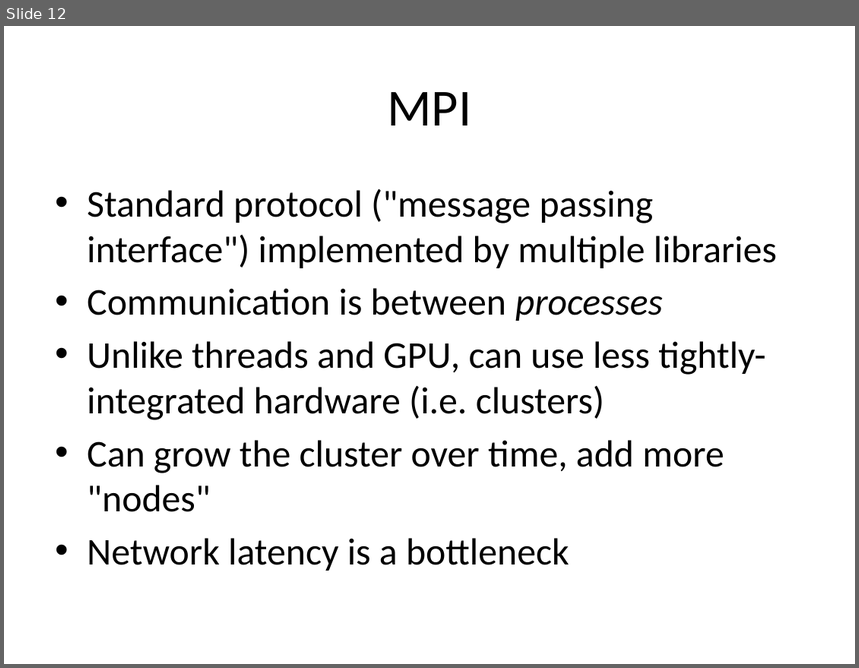
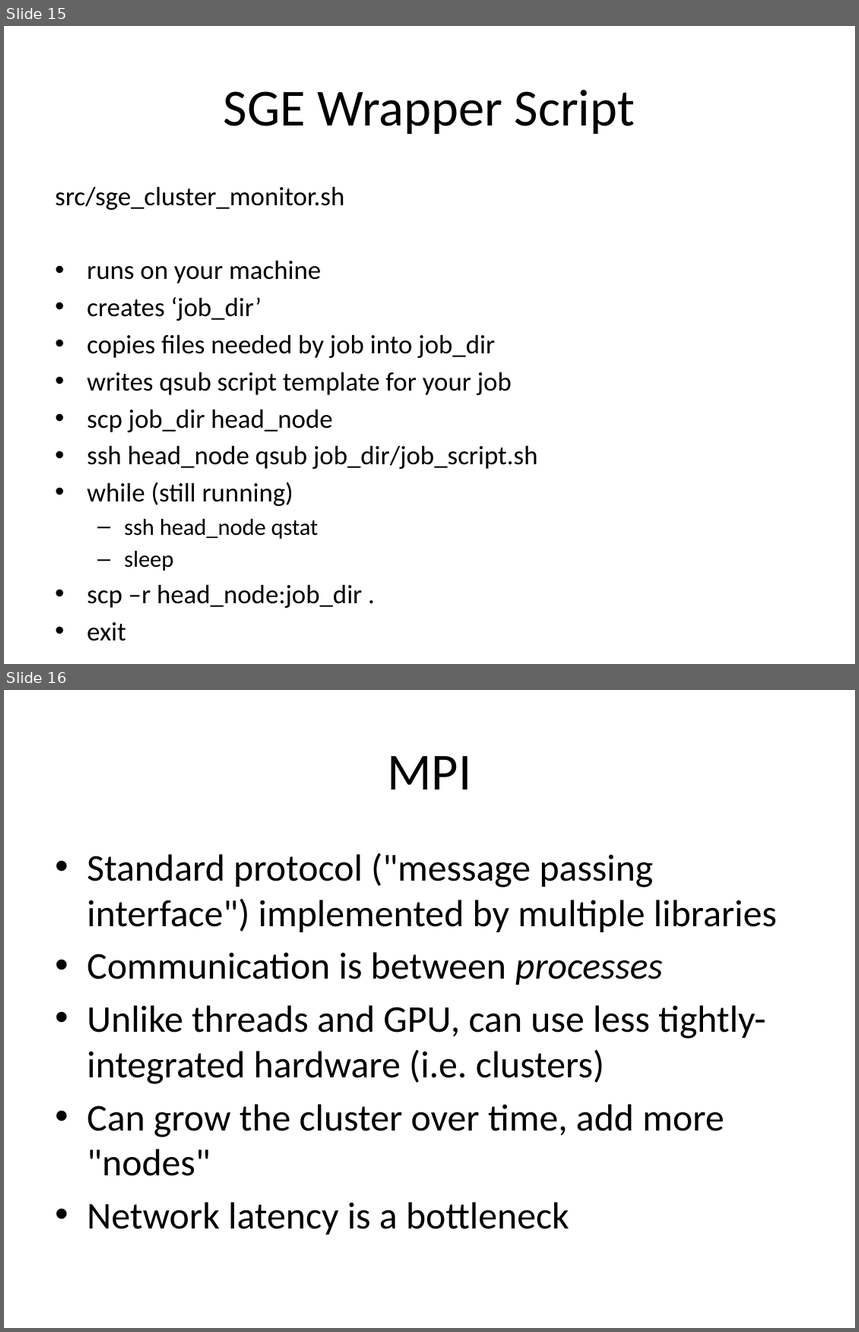
Before and after one commit to rvosa/ngs-workflows, a slide deck: doc/slides/day3/session3/Parallelization.pptx. Shown one above the other, each under a label of ours: slide 12 before the commit, slides 15 and 16 after it. The pictures are 859x668 and 859x1332 pixels, drawn with LibreOffice and Linux fonts; fonts in the diff are those of the drawing. Boxes give left, top, right and bottom in pixels: in the first picture for what was removed or moved away, otherwise in the second. Text is boxed around its words. In the diff, an @@ line names an element or a change of style, - is before the commit and + after.

```diff
--- a/doc/slides/day3/session3/Parallelization.pptx
+++ b/doc/slides/day3/session3/Parallelization.pptx
@@ slide 15 added at bbox=[4, 26, 855, 664], background #FFFFFF @@
@@ title added at bbox=[224, 90, 635, 134], 44 pt, text #000000 @@
+SGE Wrapper Script
@@ text added at bbox=[55, 186, 538, 608], 22.4 pt, text #000000 @@
+src/sge_cluster_monitor.sh
+• runs on your machine
+• creates ‘job_dir’
+• copies files needed by job into job_dir
+• writes qsub script template for your job
+• scp job_dir head_node
+• ssh head_node qsub job_dir/job_script.sh
+• while (still running)
+  – ssh head_node qstat
+  – sleep
+• scp –r head_node:job_dir .
+• exit
@@ what was slide 12 is now slide 16 @@
```
Also in this commit, not shown: 3 other slides added.
